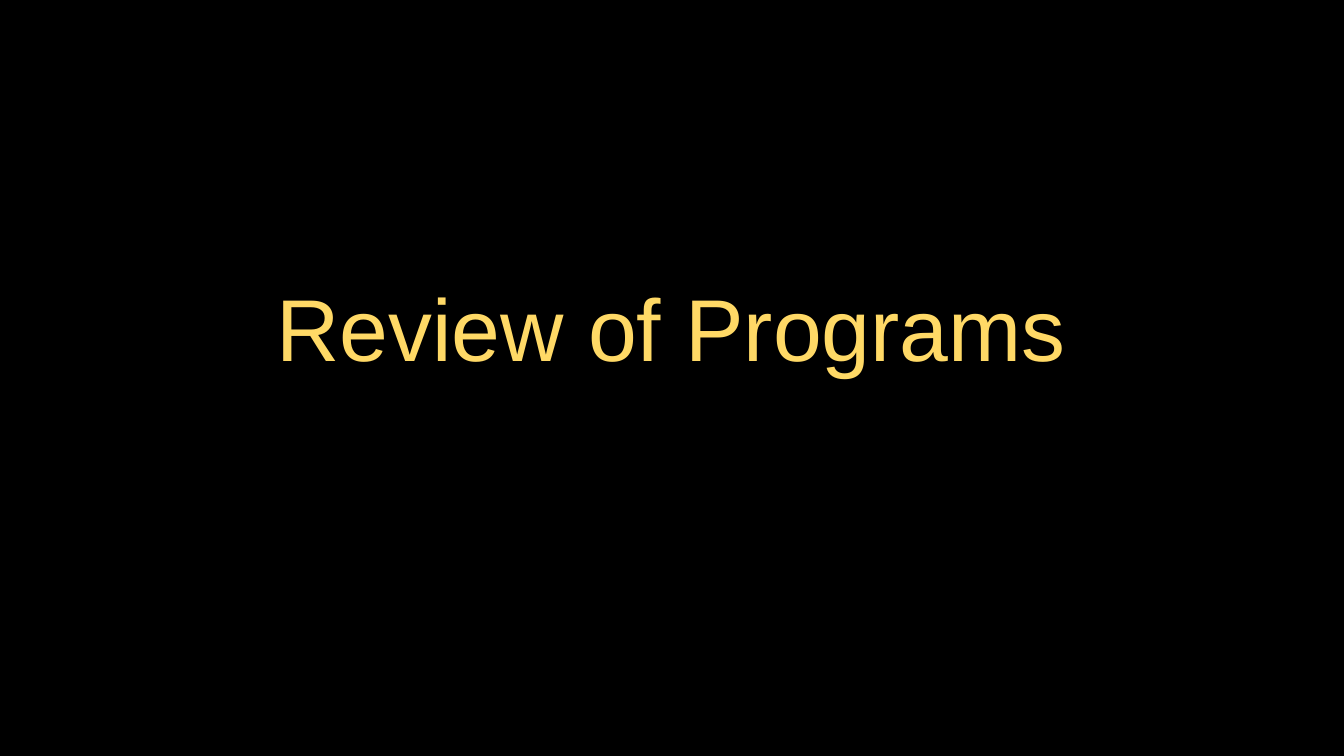
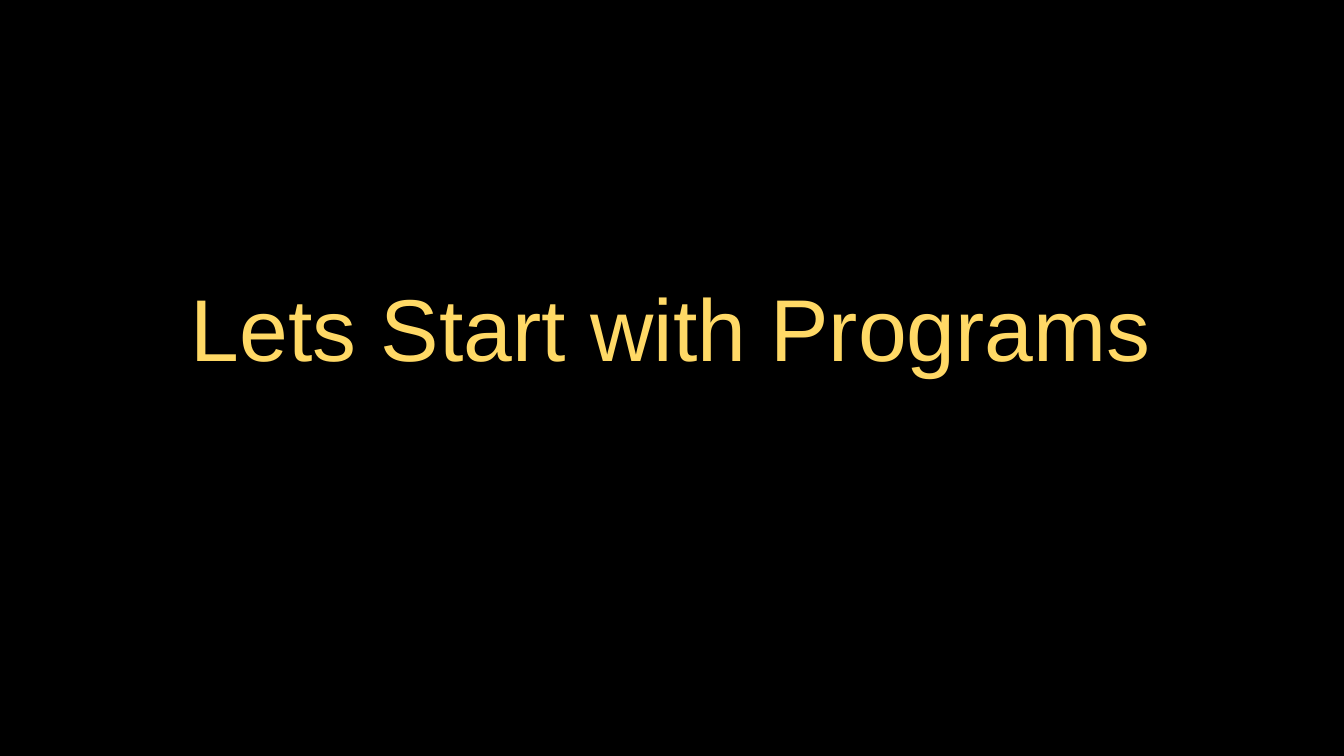
Before and after one commit to csev/py4e, a slide deck: slide 5 of lectures3/Pythonlearn-14-Objects.pptx. Drawn at 1344x756 pixels with LibreOffice and Linux fonts; fonts in the diff are those of the drawing. Boxes give left, top, right and bottom in pixels: in the first picture for what was removed or moved away, otherwise in the second. Text is boxed around its words. In the diff, an @@ line names an element or a change of style, - is before the commit and + after.

```diff
--- a/lectures3/Pythonlearn-14-Objects.pptx
+++ b/lectures3/Pythonlearn-14-Objects.pptx
@@ title at bbox=[191, 297, 1150, 377]: text changed @@
-Review of Programs
+Lets Start with Programs
```
Also in this commit, not shown: 3 other slides changed, 1 slide added, 1 slide removed.
